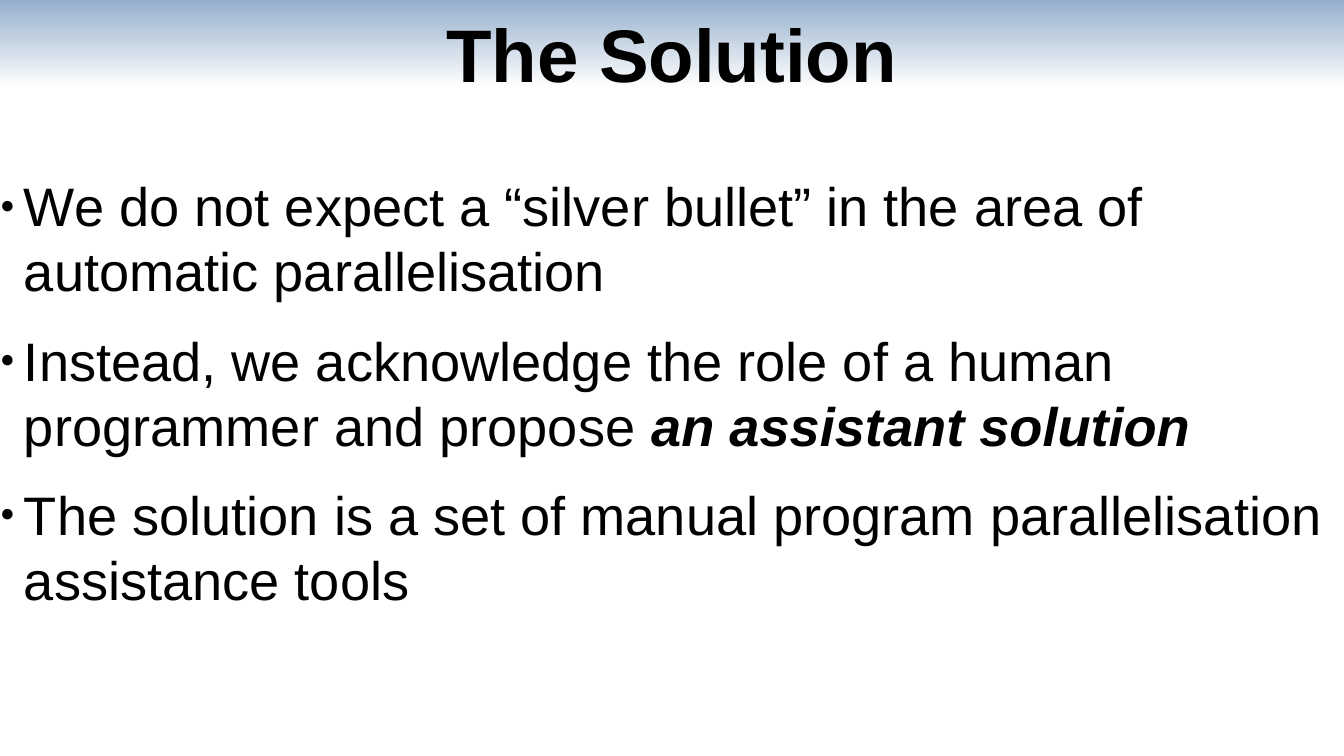
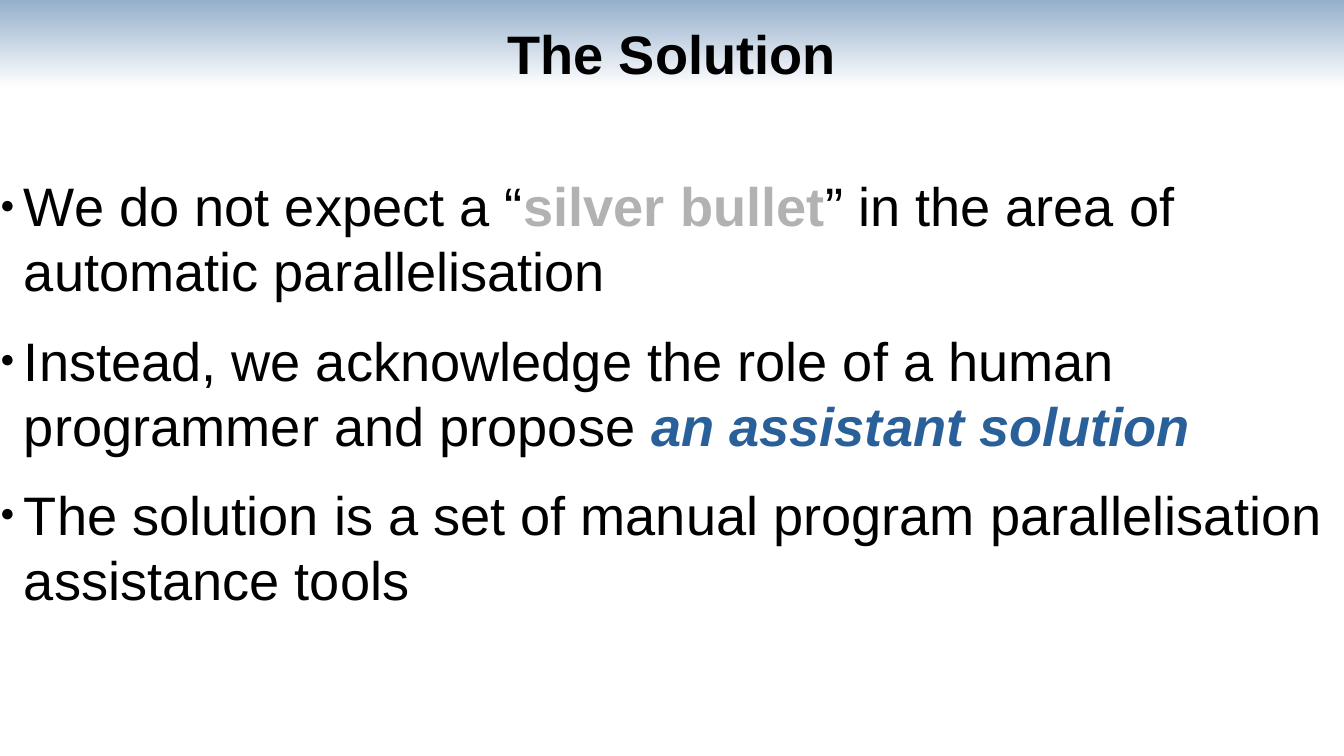
Before and after one commit to av-maramzin/DCP, a slide deck: slide 3 of doc/first_year_review/presentation.odp. Drawn at 1344x756 pixels with LibreOffice and Linux fonts; fonts in the diff are those of the drawing. Boxes give left, top, right and bottom in pixels: in the first picture for what was removed or moved away, otherwise in the second. Text is boxed around its words. In the diff, an @@ line names an element or a change of style, - is before the commit and + after.

```diff
--- a/doc/first_year_review/presentation.odp
+++ b/doc/first_year_review/presentation.odp
@@ title "The Solution" at (508, 34, 836, 83): size 44 to 32 pt @@
@@ text at (24, 186, 1189, 455): text colour #000000 to #B2B2B2, bold on in "“silver bullet”"; text colour #000000 to #2A6099 in "an assistant solution" @@
```
Also in this commit, not shown: 10 other slides changed, 5 slides added, 6 slides removed, 2 other files.
